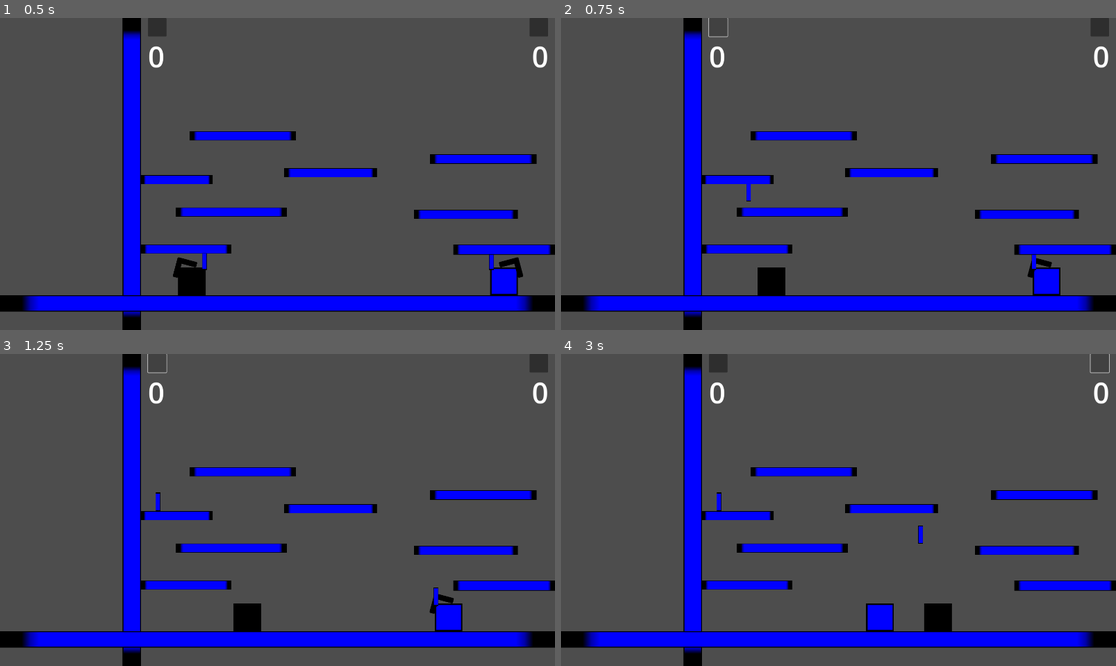
Above: before the commit, frames 1-4 (two rows, left to right).
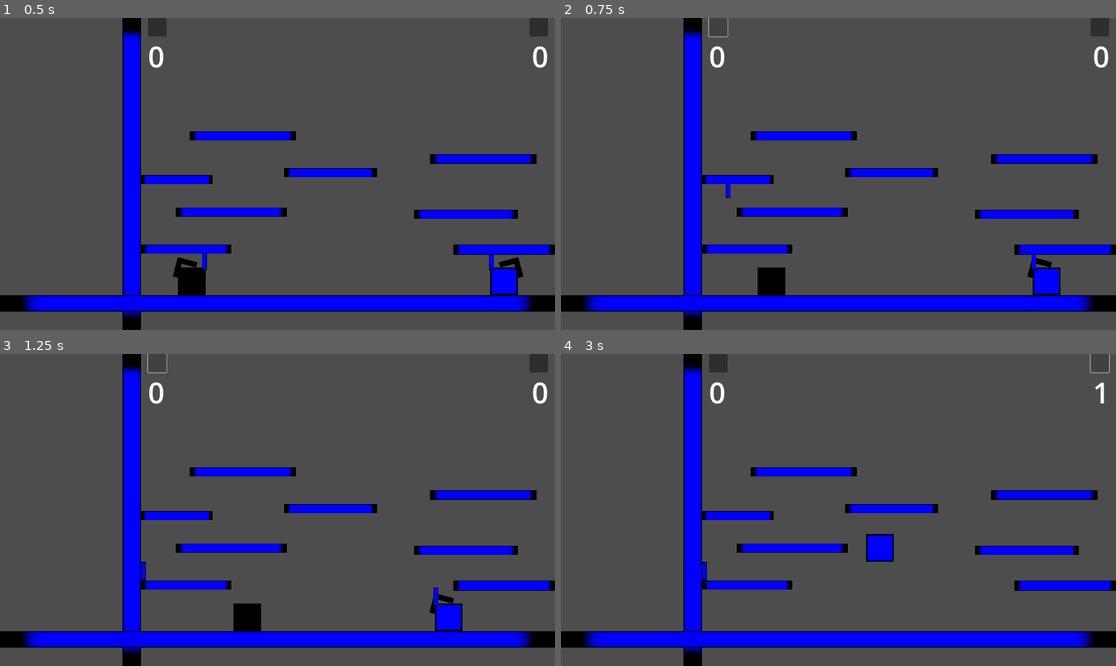
Above: after the commit, the same moments.

Repository: ra314/micro-swords
Game: Godot game, scene res://Main.tscn
Same seed, same stepped clock (60 frames per second), same inputs: the game is played once before the commit and once after it.
Inputs (mouse positions are in pixels of both pictures, inside the frame that each line leads up to):
- Up to frame 1 (0.5 s): no input
- Up to frame 2 (0.75 s): click (716, 27) at 0.5 s
- Up to frame 3 (1.25 s): no input
- Up to frame 4 (3 s): click (1099, 363) at 1.25 s; click (716, 363) at 2 s; click (1099, 363) at 2.75 s

Frame 1 is identical in both runs. In frame 2, less than 0.1% of the frame differs, in the area x 29-35%, y 53-59%; in frame 3, 0.1%; in frame 4, 1.6%, in the area x 25-99%, y 8-89%.

Commit message:
Added Z and M keys to trigger movement.

Diff:
--- a/Main.gd
+++ b/Main.gd
@@ -8,10 +8,10 @@
 	connect_buttons_to_actions()
 
 func connect_buttons_to_actions():
-	Utils.disconnect_all($Button1.button_up)
-	Utils.disconnect_all($Button2.button_up)
-	$Button1.button_up.connect($Black.action)
-	$Button2.button_up.connect($Blue.action)
+	Utils.disconnect_all($Button1.button_down)
+	Utils.disconnect_all($Button2.button_down)
+	$Button1.button_down.connect($Black.action)
+	$Button2.button_down.connect($Blue.action)
 
 func get_sword(item: ENUMS.HELD_ITEM) -> Sword:
 	if item == ENUMS.HELD_ITEM.SWORD_1:
@@ -59,7 +59,9 @@
 
 func update_collision_between_swords_and_swordsmen():
 	for swordsman in get_swordsmen():
+		if swordsman == null: continue
 		for sword in get_swords():
+			if sword == null: continue
 			match sword.state:
 				# If a sword is being held, you should never be able to
 				# collide with it.
--- a/Swordsman.gd
+++ b/Swordsman.gd
@@ -115,8 +115,11 @@
 		velocity = prev_velocity
 		move_and_slide()
 
-	if Input.is_action_just_released("ui_accept"):
-		if name == "Black":
+	if Input.is_action_just_pressed("BLACK"):
+		if swordsman_name == ENUMS.SWORDSMAN.BLACK:
+			action()
+	if Input.is_action_just_pressed("BLUE"):
+		if swordsman_name == ENUMS.SWORDSMAN.BLUE:
 			action()
 
 func detect_sword_collision() -> bool:
--- a/project.godot
+++ b/project.godot
@@ -24,6 +24,19 @@
 window/size/viewport_width=1920
 window/size/viewport_height=1080
 
+[input]
+
+BLUE={
+"deadzone": 0.5,
+"events": [Object(InputEventKey,"resource_local_to_scene":false,"resource_name":"","device":0,"window_id":0,"alt_pressed":false,"shift_pressed":false,"ctrl_pressed":false,"meta_pressed":false,"pressed":false,"keycode":0,"physical_keycode":77,"key_label":0,"unicode":0,"echo":false,"script":null)
+]
+}
+BLACK={
+"deadzone": 0.5,
+"events": [Object(InputEventKey,"resource_local_to_scene":false,"resource_name":"","device":0,"window_id":0,"alt_pressed":false,"shift_pressed":false,"ctrl_pressed":false,"meta_pressed":false,"pressed":false,"keycode":0,"physical_keycode":90,"key_label":0,"unicode":0,"echo":false,"script":null)
+]
+}
+
 [physics]
 
 2d/default_gravity=1500.0
